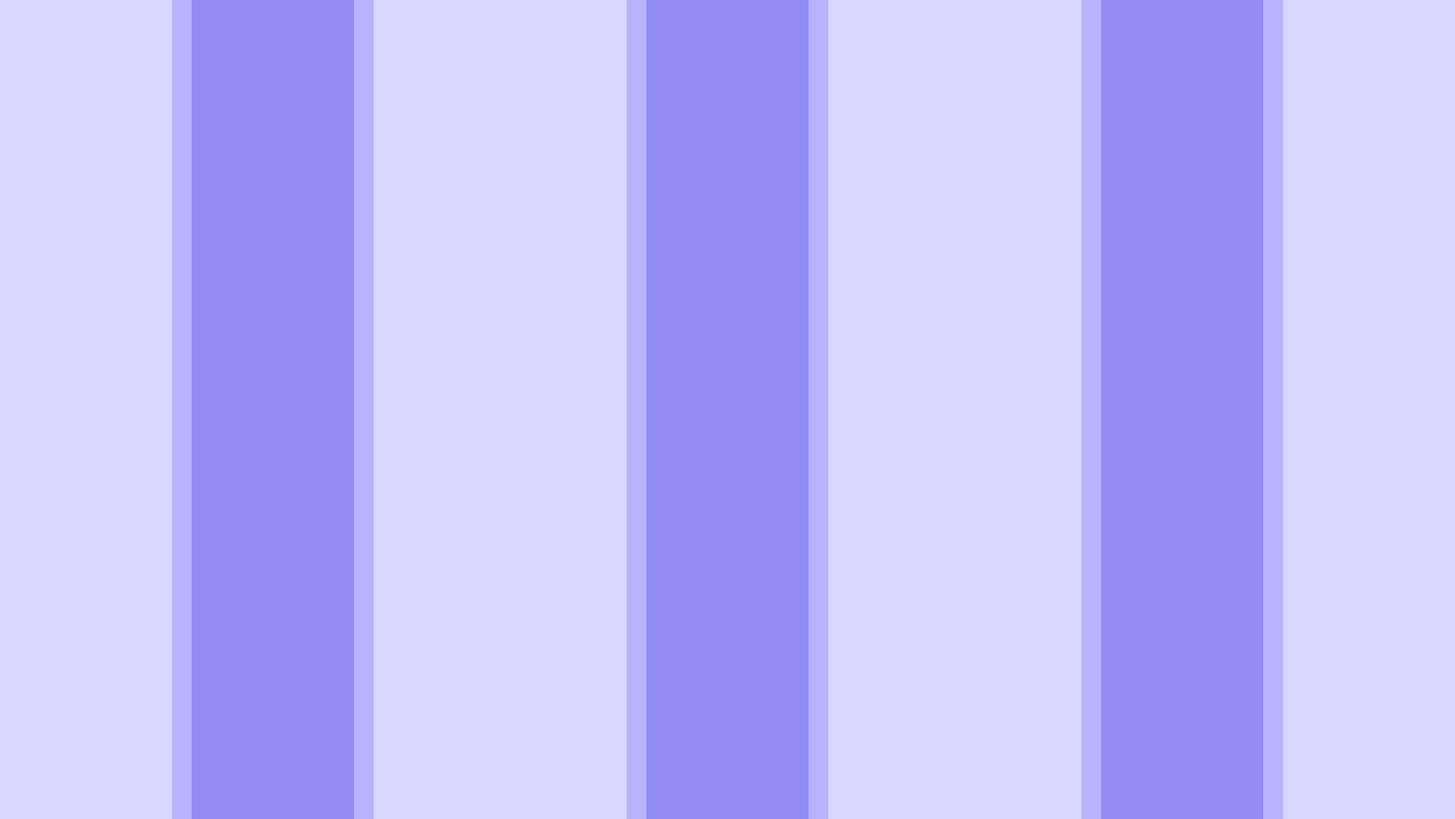
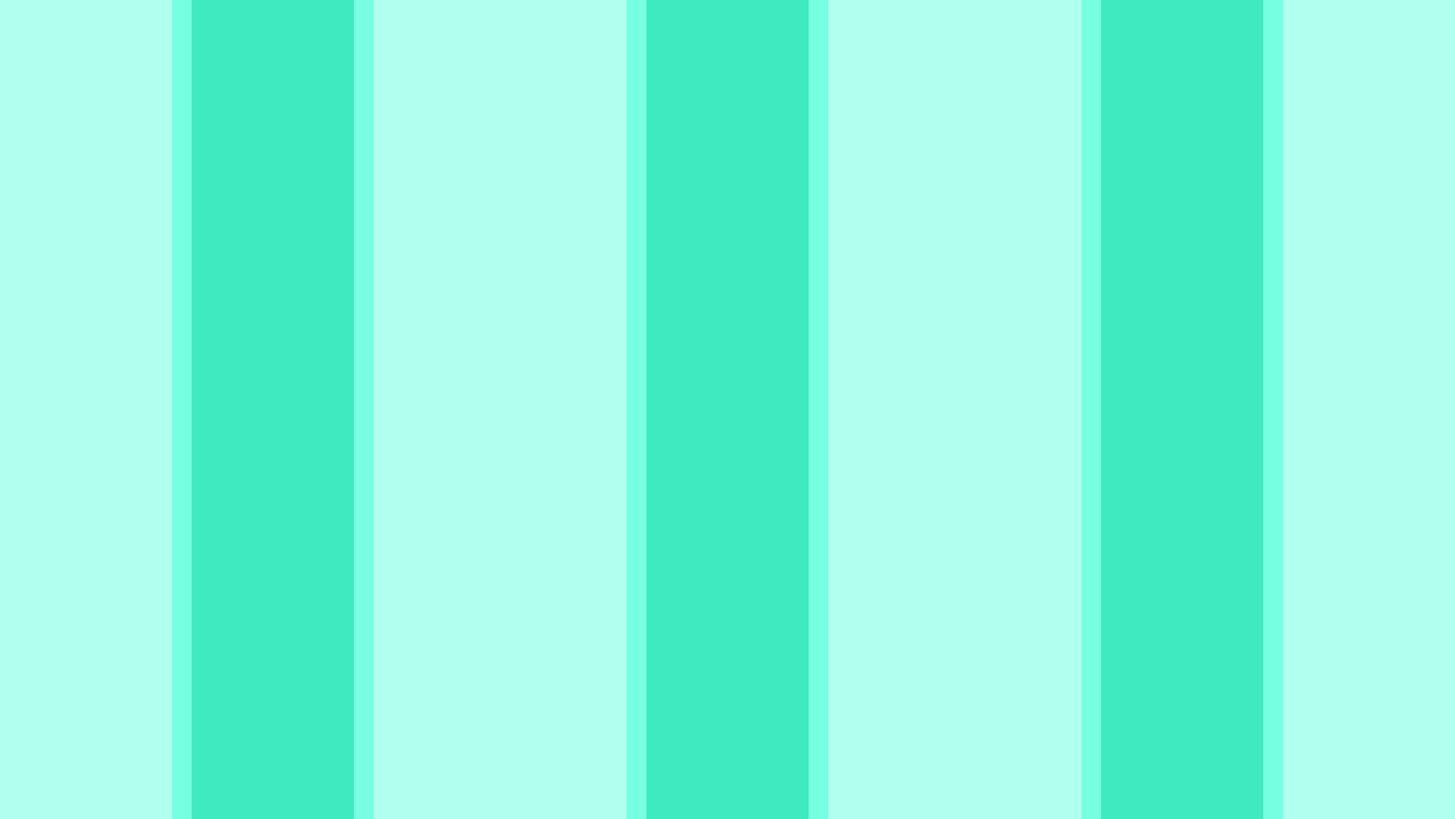
Layer changes from the first w=1455, h=819 image to the second:
hid "Farbton/Sättigung 2" over [0, 0, 1455, 819]
hid "Farbton/Sättigung 1" over [0, 0, 1455, 819]
